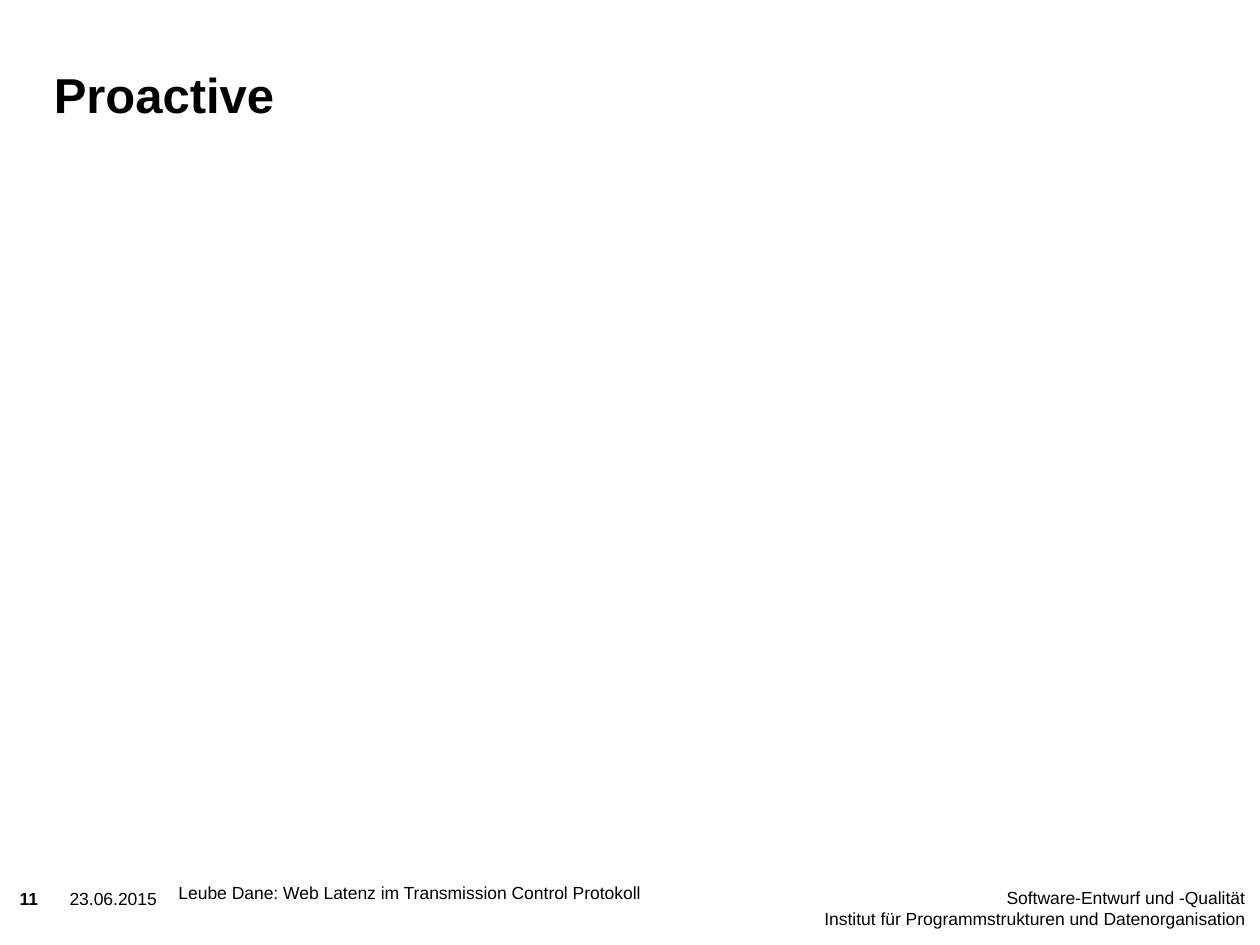
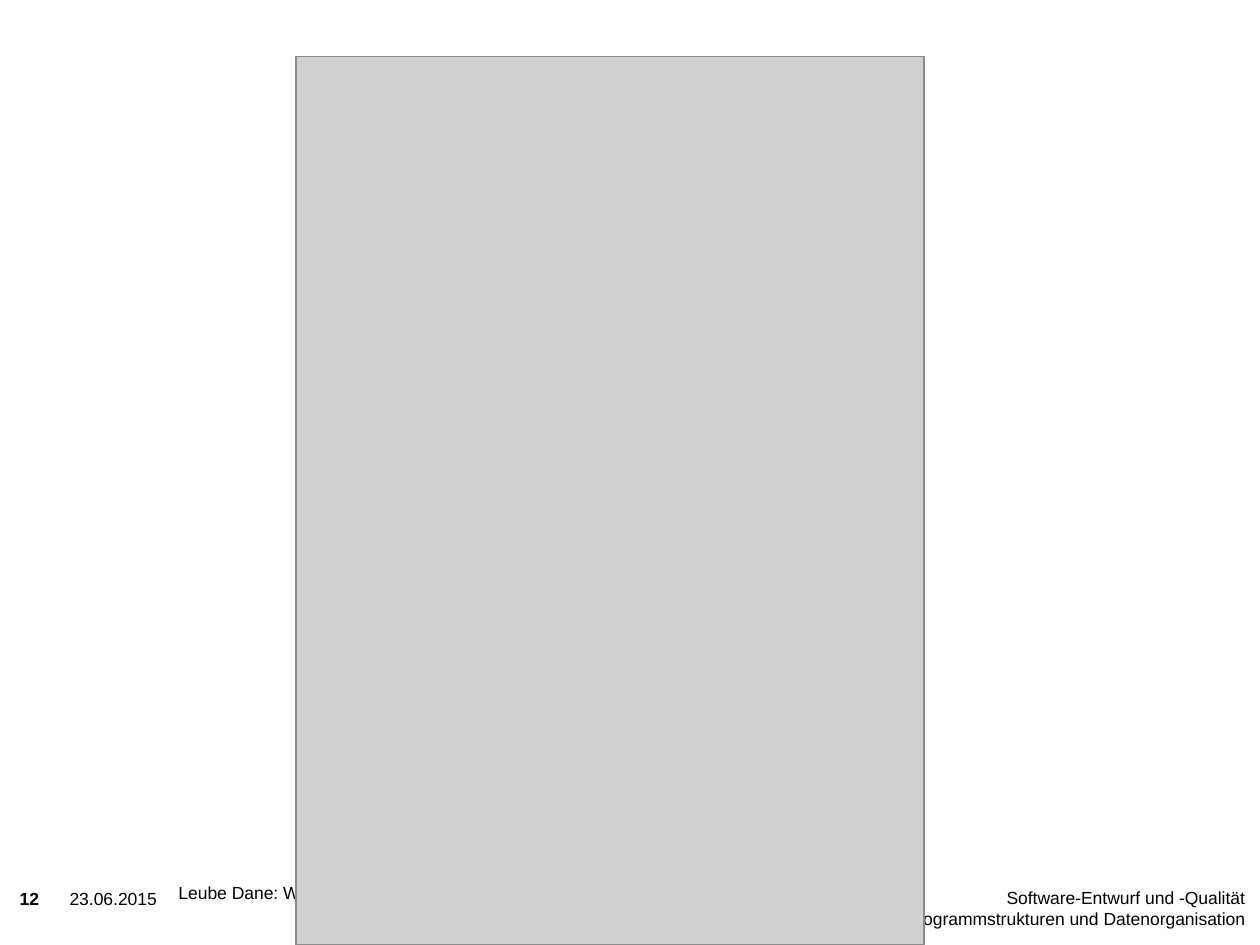
Before and after one commit to holzleube/hotTopics, a slide deck: slide 12 of Vortrag/Vortrag.pptx (slide 11 before the commit). Drawn at 1260x945 pixels with LibreOffice and Linux fonts; fonts in the diff are those of the drawing; grey boxes stand for pictures; background and template pictures are left out. Boxes give left, top, right and bottom in pixels: in the first picture for what was removed or moved away, otherwise in the second. Text is boxed around its words. In the diff, an @@ line names an element or a change of style, - is before the commit and + after.

```diff
--- a/Vortrag/Vortrag.pptx
+++ b/Vortrag/Vortrag.pptx
@@ picture added at bbox=[296, 57, 924, 945] @@
@@ title removed at bbox=[54, 77, 274, 114] @@
-Proactive
@@ page number at bbox=[20, 893, 39, 905]: text changed @@
-11
+12
```
Also in this commit, not shown: 10 other slides changed, 1 slide added, 3 other files.
